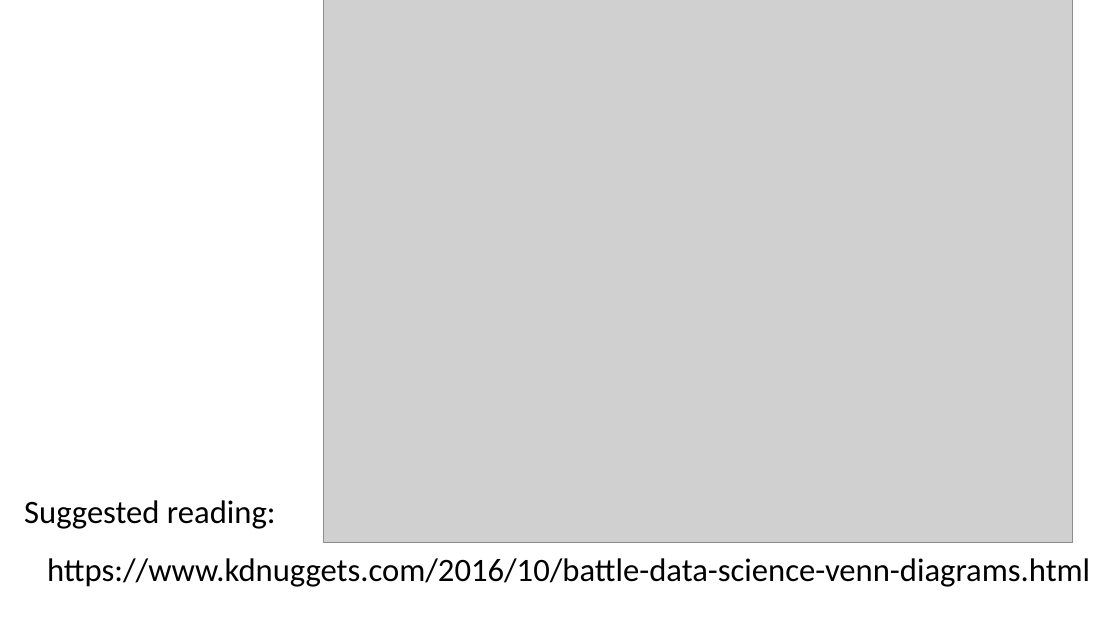
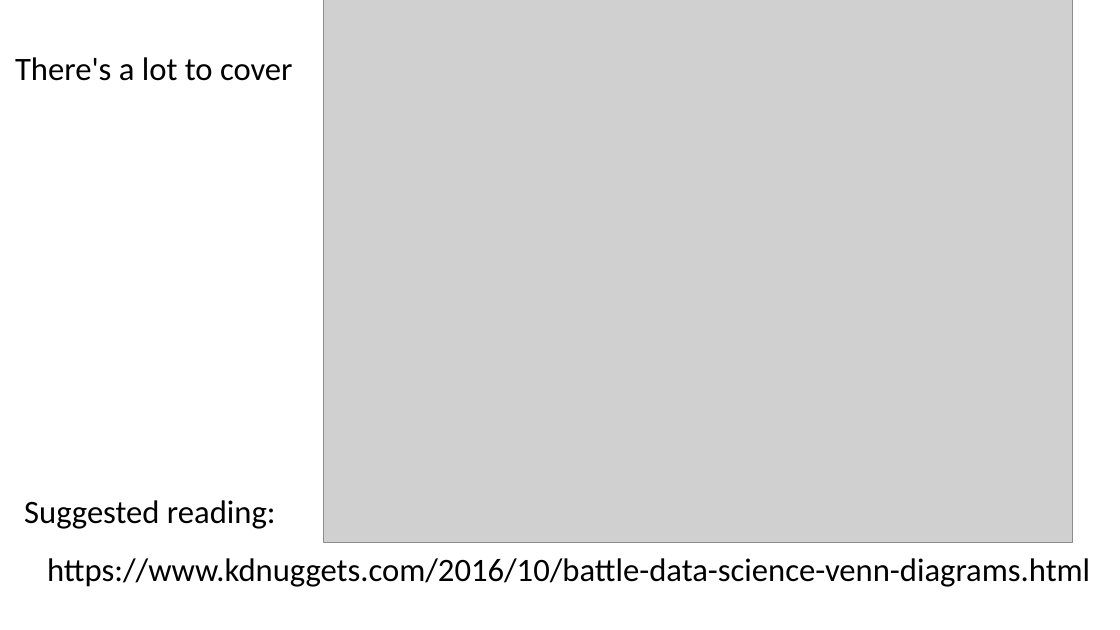
Before and after one commit to umbcdata601/fall2018, a slide deck: slide 7 of class_notes_1.pptx. Drawn at 1120x630 pixels with LibreOffice and Linux fonts; fonts in the diff are those of the drawing; grey boxes stand for pictures. Boxes give left, top, right and bottom in pixels: in the first picture for what was removed or moved away, otherwise in the second. Text is boxed around its words. In the diff, an @@ line names an element or a change of style, - is before the commit and + after.

```diff
--- a/class_notes_1.pptx
+++ b/class_notes_1.pptx
@@ text added at [15, 57, 293, 81], 28 pt, text #000000 @@
+There's a lot to cover
```
Also in this commit, not shown: 5 other slides changed, 4 slides added, 1 other file.
